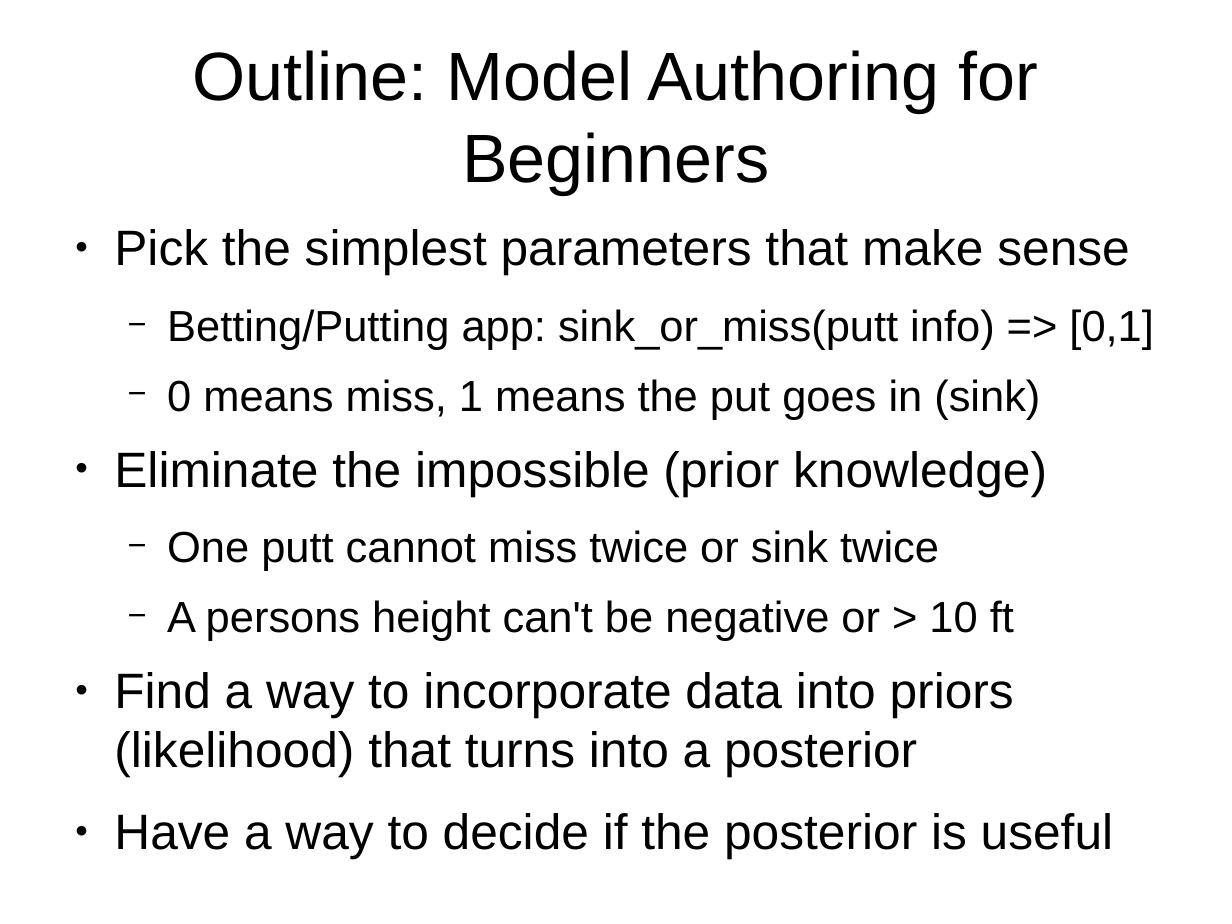
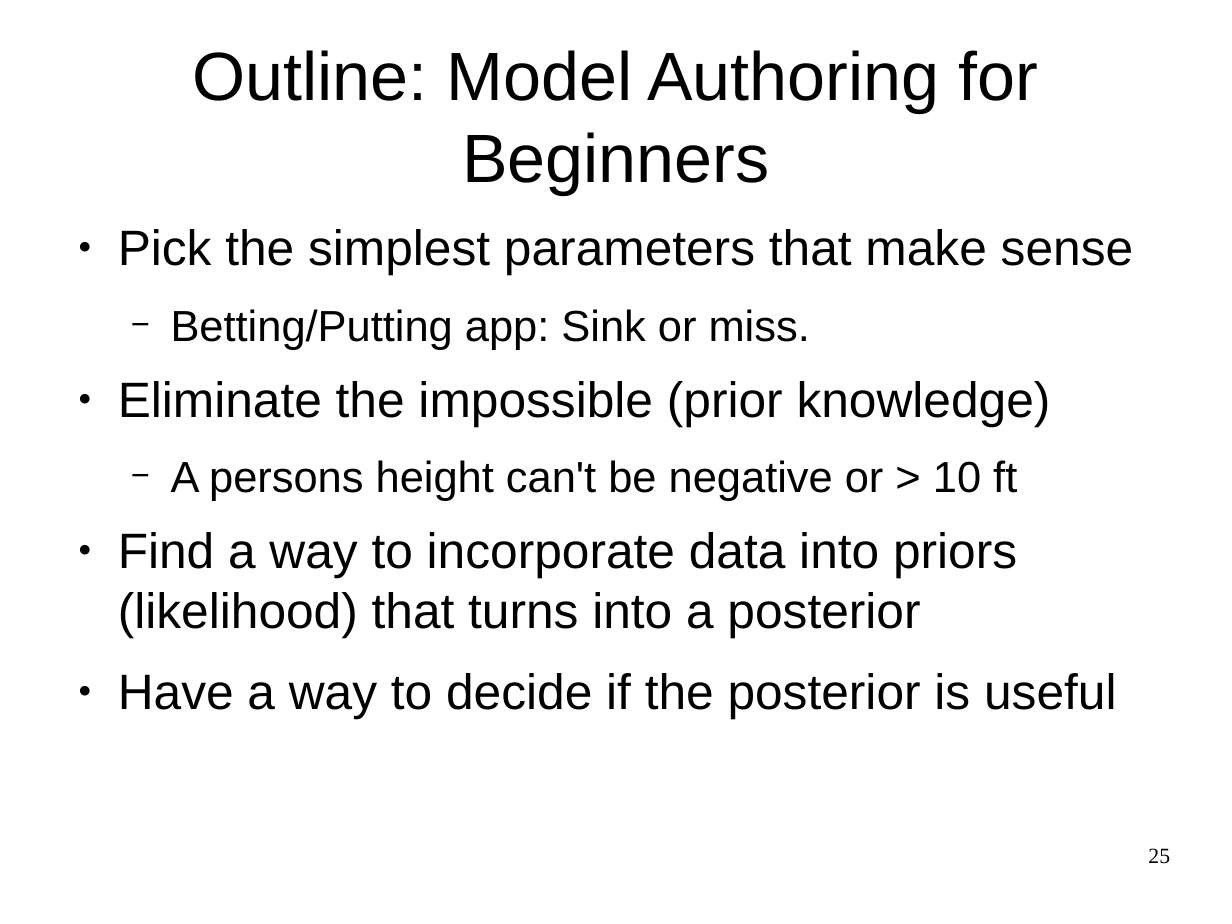
Before and after one commit to breckbaldwin/StanIsThePlanDist, a slide deck: slide 25 of slides/StanIsThePlanPyData.odp (slide 6 before the commit). Drawn at 1232x924 pixels with LibreOffice and Linux fonts; fonts in the diff are those of the drawing. Boxes give left, top, right and bottom in pixels: in the first picture for what was removed or moved away, otherwise in the second. Text is boxed around its words. In the diff, an @@ line names an element or a change of style, - is before the commit and + after.

```diff
--- a/slides/StanIsThePlanPyData.odp
+++ b/slides/StanIsThePlanPyData.odp
@@ text at (171,309,810,350): text changed @@
-  − Betting/Putting app: sink_or_miss(putt info) => [0,1]
-  − 0 means miss, 1 means the put goes in (sink)
+  − Betting/Putting app: Sink or miss.
@@ text at (167,530,939,571): paragraph removed @@
-  − One putt cannot miss twice or sink twice
@@ page number added at (1148,848,1170,864), 14 pt, text #000000 @@
+25
```
Also in this commit, not shown: 32 other slides changed, 21 slides added, 12 slides removed.
